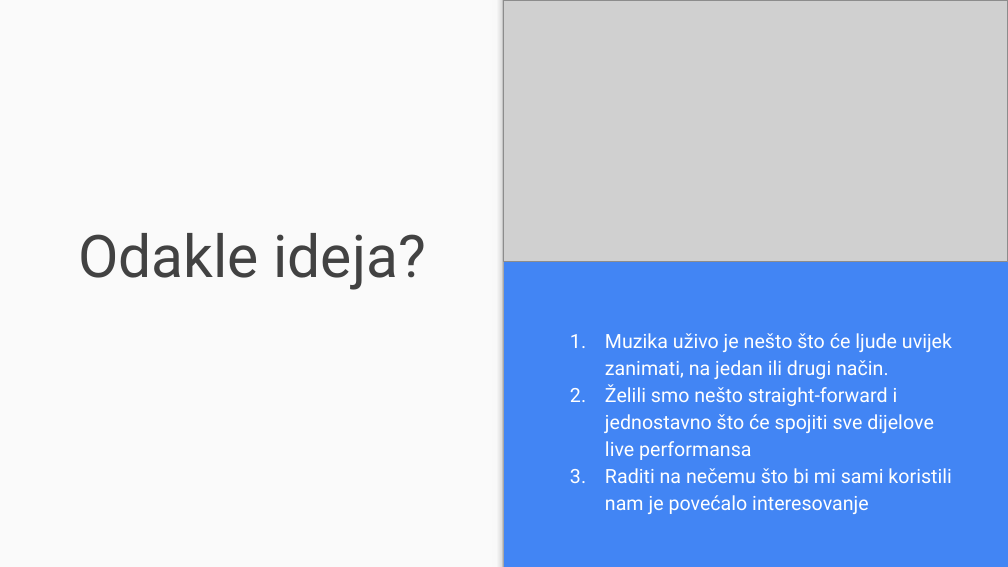
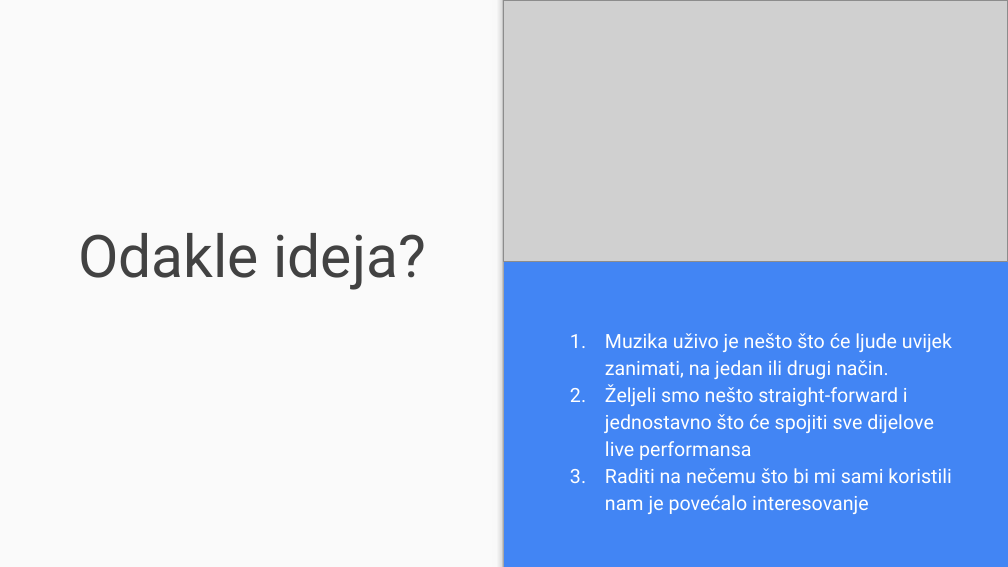
Before and after one commit to ebabic1/OOAD-G6-FAAME, a slide deck: slide 3 of Prezentacija/Prezentacija.pptx. Drawn at 1008x567 pixels with LibreOffice and Linux fonts; fonts in the diff are those of the drawing; grey boxes stand for pictures. Boxes give left, top, right and bottom in pixels: in the first picture for what was removed or moved away, otherwise in the second. Text is boxed around its words. In the diff, an @@ line names an element or a change of style, - is before the commit and + after.

```diff
--- a/Prezentacija/Prezentacija.pptx
+++ b/Prezentacija/Prezentacija.pptx
@@ text at [605,384,934,460]: text changed @@
-2. Želili smo nešto straight-forward i jednostavno što će spojiti sve dijelove live performansa
+2. Željeli smo nešto straight-forward i jednostavno što će spojiti sve dijelove live performansa
```
Also in this commit, not shown: 12 other slides changed, 2 slides added.
